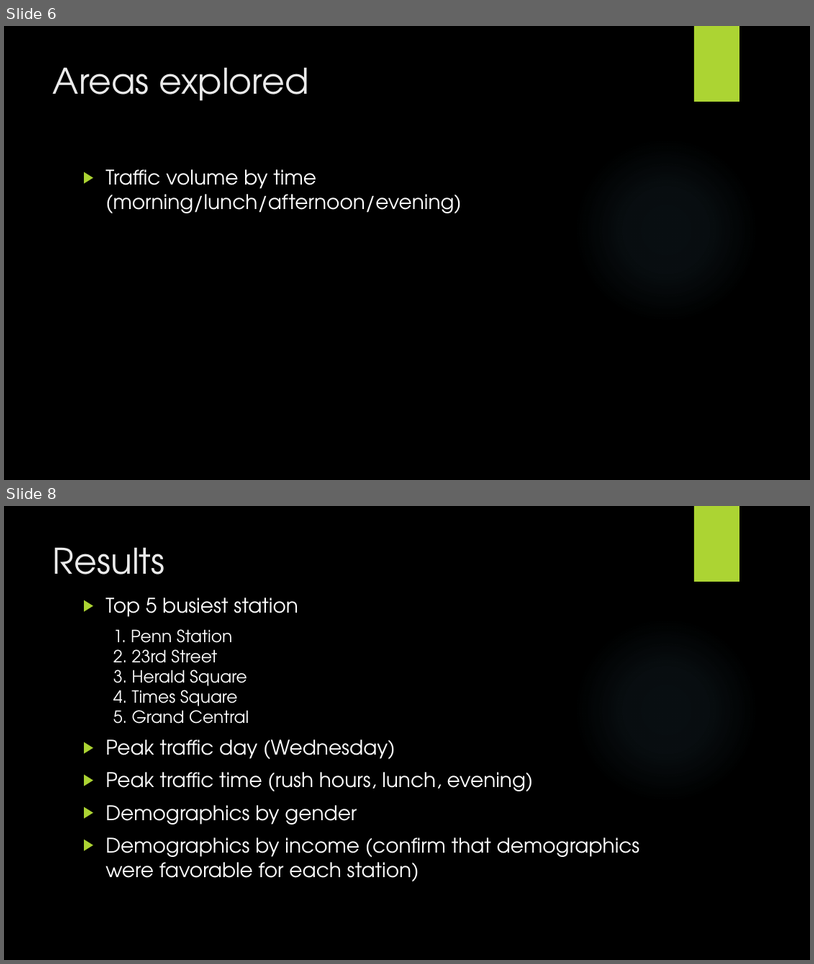
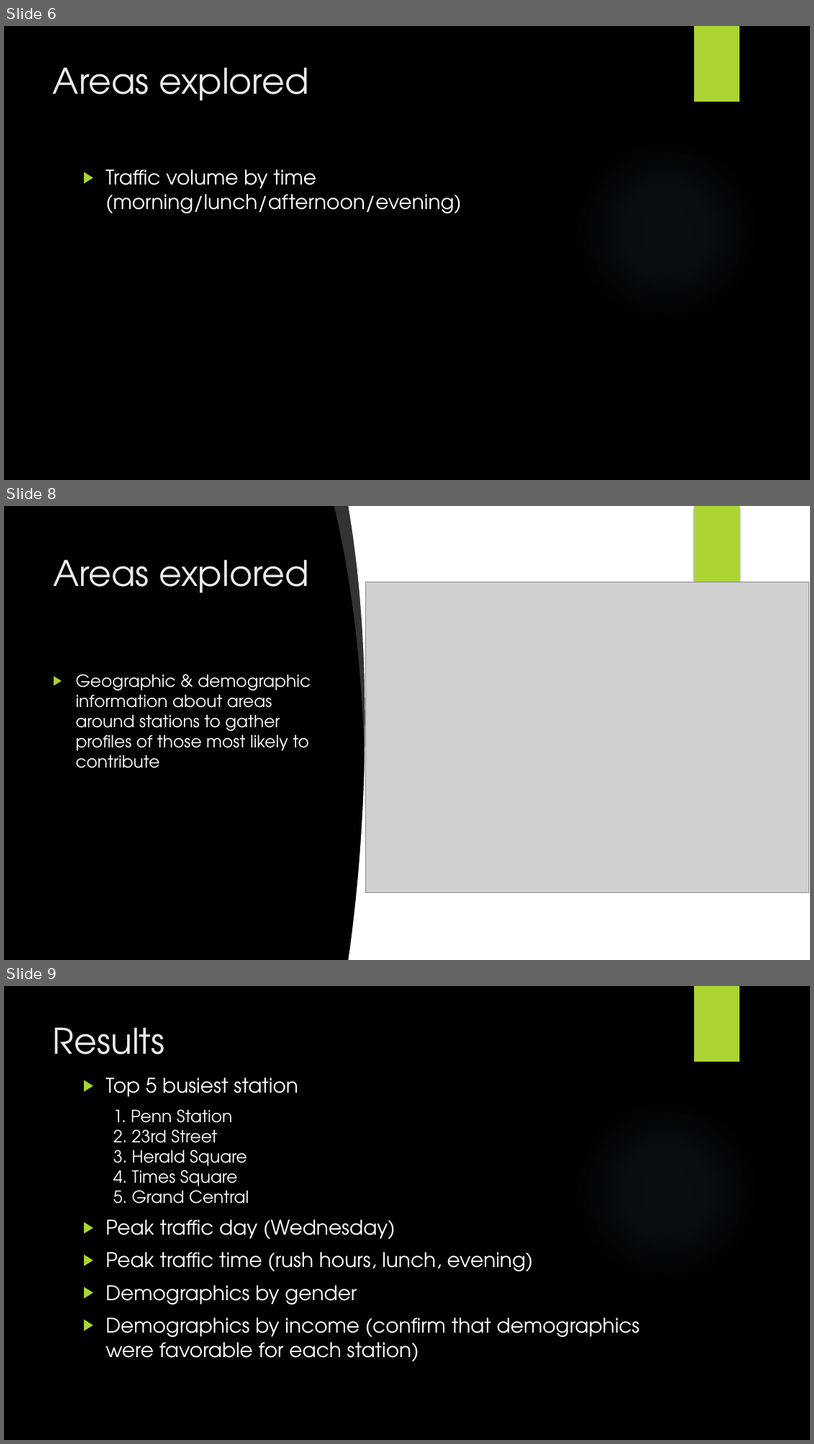
Before and after one commit to JNYH/projectbenson, a slide deck: OptimizeStreetTeamDeployment.pptx. Shown one above the other, each under a label of ours: slides 6 and 8 before the commit, slides 6, 8 and 9 after it; the slides between them are not shown. The pictures are 814x964 and 814x1444 pixels, drawn with LibreOffice and Linux fonts; fonts in the diff are those of the drawing; grey boxes stand for pictures; background and template pictures are left out. Boxes give left, top, right and bottom in pixels: in the first picture for what was removed or moved away, otherwise in the second. Text is boxed around its words. In the diff, an @@ line names an element or a change of style, - is before the commit and + after.

```diff
--- a/OptimizeStreetTeamDeployment.pptx
+++ b/OptimizeStreetTeamDeployment.pptx
@@ slide 8 added at <box>4,506,810,960</box>, background picture (left out); not listed: 1 template element that a slide beside it also shows @@
@@ freeform shape added at <box>334,506,371,752</box>, fill #FFFFFF at 20% opacity @@
@@ freeform shape added at <box>348,506,437,960</box>, fill #FFFFFF @@
@@ rectangle added at <box>407,506,810,960</box>, fill #FFFFFF @@
@@ rectangle added at <box>695,506,741,582</box>, fill #ACD433 @@
@@ title added at <box>53,559,309,593</box>, 42 pt, text #EBEBEB @@
+Areas explored
@@ picture added at <box>365,582,809,892</box> @@
@@ text added at <box>76,674,311,768</box>, 20 pt, text #FFFFFF @@
+▶ Geographic & demographic information about areas around stations to gather profiles of those most likely to contribute
@@ what was slide 8 is now slide 9 @@
```
Also in this commit, not shown: 2 slides changed.
